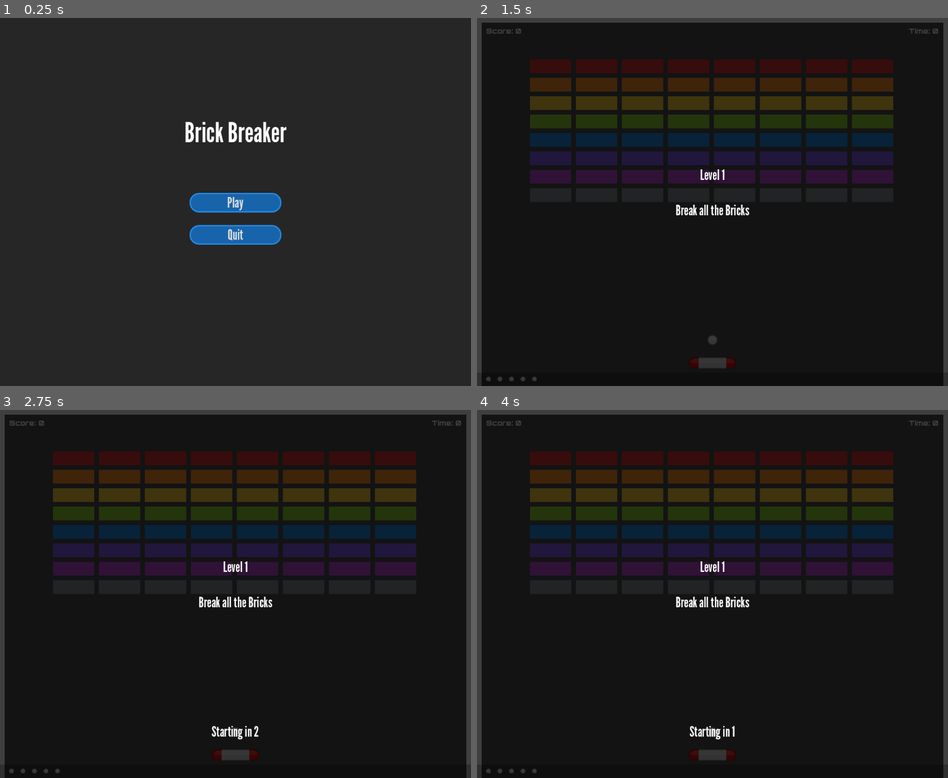
Above: before the commit, frames 1-4 (two rows, left to right).
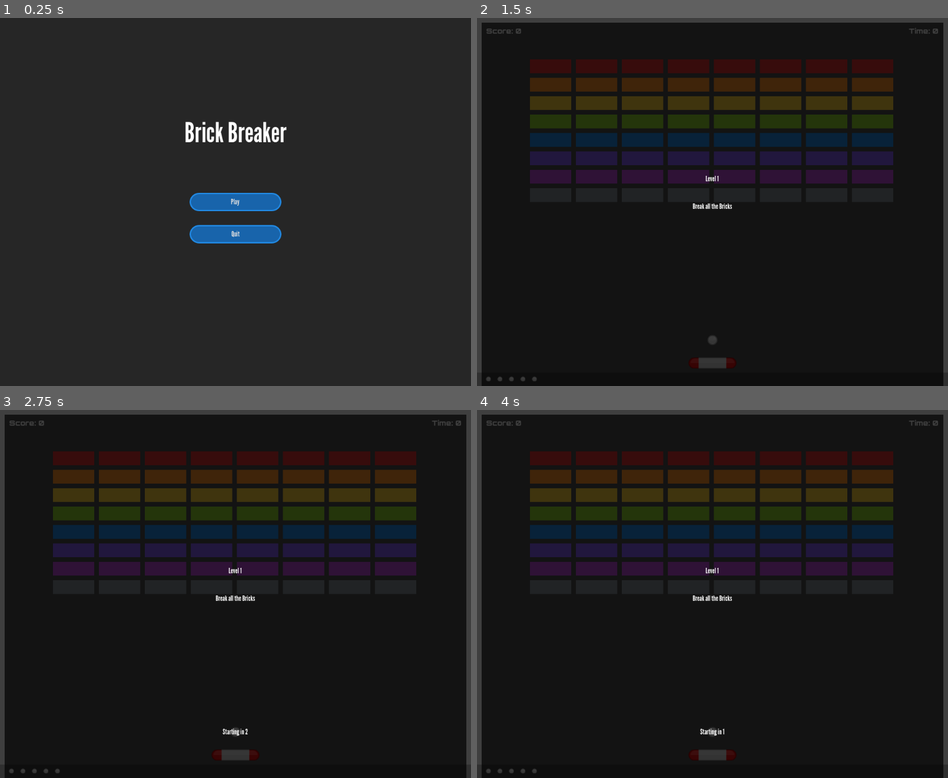
Above: after the commit, the same moments.

Repository: yomamafart/Exercise-3-2-Tweening-and-Screen-Shake
Game: Godot game, scene res://UI/Main_Menu.tscn
Two runs of this game, one before a commit and one after it. Both use one fixed random seed, a clock stepped at 60 frames per second and the inputs below.
Inputs (mouse positions are in pixels of both pictures, inside the frame that each line leads up to):
- Up to frame 1 (0.25 s): no input
- Up to frame 2 (1.5 s): click "Play" at 0.5 s; tap Enter at 1.25 s; move the mouse to (736, 202) at 1.27 s
- Up to frame 3 (2.75 s): tap Space at 2 s; move the mouse to (211, 594) at 2.02 s
- Up to frame 4 (4 s): tap Enter at 2.75 s; move the mouse to (721, 586) at 2.77 s; tap Space at 3.5 s; move the mouse to (707, 601) at 3.52 s

The runs differ from the first frame. In frame 1, 0.5% of the frame differs, in the area x 40-60%, y 48-62%; in frame 2, 0.4%; in frame 3, 0.6%, in the area x 42-58%, y 41-90%; in frame 4, 0.6%.

Commit message:
Cleans up bug

Diff:
--- a/Ball/Ball_Container.gd
+++ b/Ball/Ball_Container.gd
@@ -9,9 +9,6 @@
 func _physics_process(_delta):
 	if get_child_count() == 0:
 		Global.update_lives(-1)
-		var camera = get_node_or_null("/root/Game/Camera")
-		if camera != null:
-			camera.add_trauma(3.0)
 		make_ball()
 
 
--- a/Game.tscn
+++ b/Game.tscn
@@ -8,7 +8,6 @@
 [ext_resource type="Script" path="res://Wall/Wall.gd" id="6"]
 [ext_resource type="PackedScene" uid="uid://chn44njl6rjpj" path="res://UI/HUD.tscn" id="7"]
 [ext_resource type="PackedScene" uid="uid://cti52imiqcqn8" path="res://UI/Instructions.tscn" id="8"]
-[ext_resource type="Script" path="res://UI/Camera.gd" id="9_26cku"]
 
 [sub_resource type="RectangleShape2D" id="1"]
 size = Vector2(200, 1000)
@@ -84,7 +83,3 @@
 process_mode = 3
 grow_horizontal = 2
 grow_vertical = 2
-
-[node name="Camera" type="Camera2D" parent="."]
-anchor_mode = 0
-script = ExtResource("9_26cku")
--- a/UI/UI.tres
+++ b/UI/UI.tres
@@ -1,6 +1,15 @@
-[gd_resource type="Theme" load_steps=8 format=3 uid="uid://2ivhag4ibo68"]
+[gd_resource type="Theme" load_steps=9 format=3 uid="uid://2ivhag4ibo68"]
 
 [ext_resource type="FontFile" uid="uid://dr61kw2bck73u" path="res://Assets/LeagueGothic-Regular.ttf" id="1"]
+
+[sub_resource type="FontFile" id="1"]
+fallbacks = Array[Font]([ExtResource("1")])
+cache/0/16/0/ascent = 0.0
+cache/0/16/0/descent = 0.0
+cache/0/16/0/underline_position = 0.0
+cache/0/16/0/underline_thickness = 0.0
+cache/0/16/0/scale = 1.0
+cache/0/16/0/kerning_overrides/16/0 = Vector2(0, 0)
 
 [sub_resource type="StyleBoxFlat" id="2"]
 bg_color = Color(0.52549, 0.556863, 0.588235, 1)
@@ -91,12 +100,10 @@
 
 [resource]
 Button/colors/font_color_disabled = Color(0.286275, 0.313726, 0.341176, 1)
-Button/font_sizes/font_size = 30
-Button/fonts/font = ExtResource("1")
+Button/fonts/font = SubResource("1")
 Button/styles/disabled = SubResource("2")
 Button/styles/focus = SubResource("3")
 Button/styles/hover = SubResource("4")
 Button/styles/normal = SubResource("5")
 Button/styles/pressed = SubResource("6")
-Label/font_sizes/font_size = 30
 Label/fonts/font = SubResource("7")
Not shown: 1 places in Game.tscn that only renumber resources
